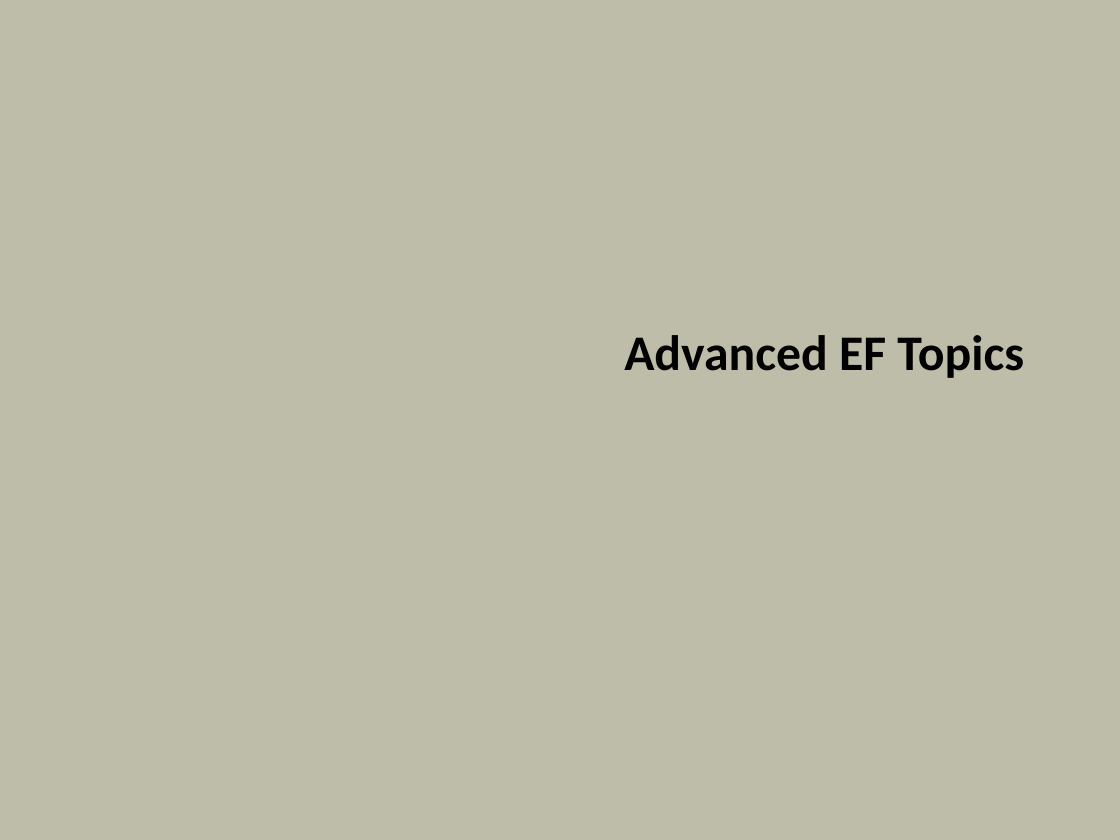
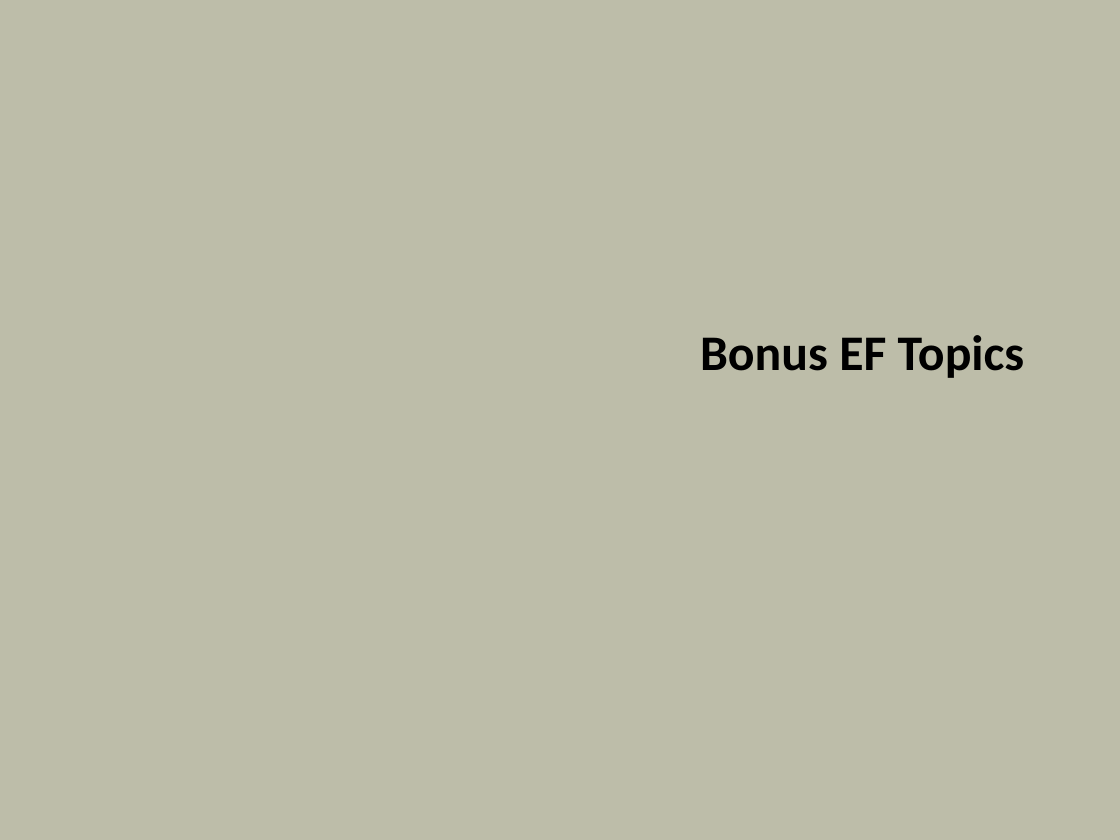
Before and after one commit to OdeToCode/classes, a slide deck: slide 1 of linq/slides/11_EFBonus.pptx. Drawn at 1120x840 pixels with LibreOffice and Linux fonts; fonts in the diff are those of the drawing; background and template pictures are left out. Boxes give left, top, right and bottom in pixels: in the first picture for what was removed or moved away, otherwise in the second. Text is boxed around its words. In the diff, an @@ line names an element or a change of style, - is before the commit and + after.

Commit message:
updated ef bonus slides

```diff
--- a/linq/slides/11_EFBonus.pptx
+++ b/linq/slides/11_EFBonus.pptx
@@ title at (700,335,1025,378): text changed @@
-Advanced EF Topics
+Bonus EF Topics
```
Also in this commit, not shown: 2 other slides changed, 1 slide removed.
